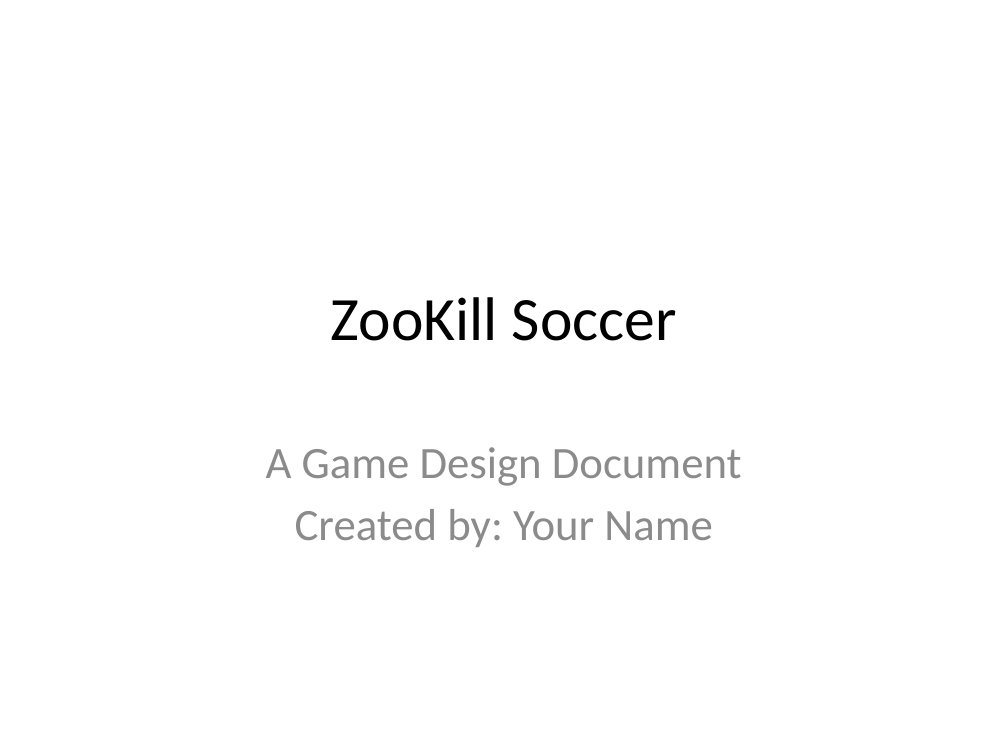
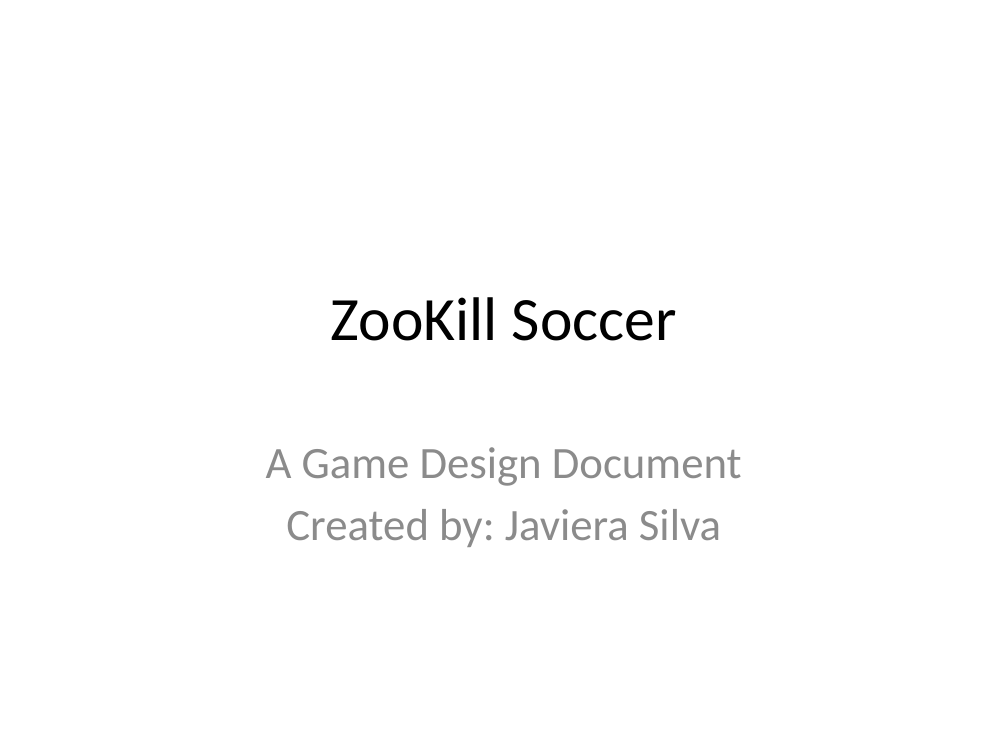
Before and after one commit to javisaurusrex/zookillsoccer, a slide deck: slide 1 of assets/game architecture/ZooKill Soccer Game Design Document.pptx. Drawn at 1008x756 pixels with LibreOffice and Linux fonts; fonts in the diff are those of the drawing. Boxes give left, top, right and bottom in pixels: in the first picture for what was removed or moved away, otherwise in the second. Text is boxed around its words. In the diff, an @@ line names an element or a change of style, - is before the commit and + after.

```diff
--- a/assets/game architecture/ZooKill Soccer Game Design Document.pptx
+++ b/assets/game architecture/ZooKill Soccer Game Design Document.pptx
@@ subtitle at [286, 509, 721, 547]: text changed @@
-Created by: Your Name
+Created by: Javiera Silva
```
Also in this commit, not shown: 4 other slides changed, 10 slides added, 3 slides removed, 17 other files.
